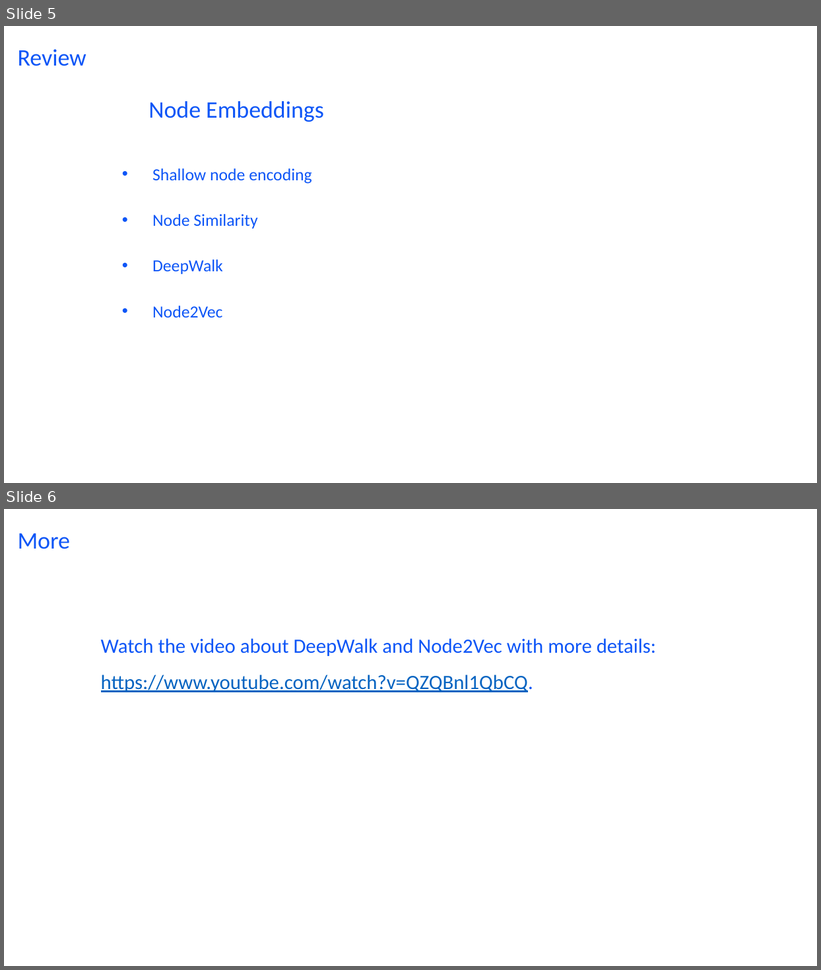
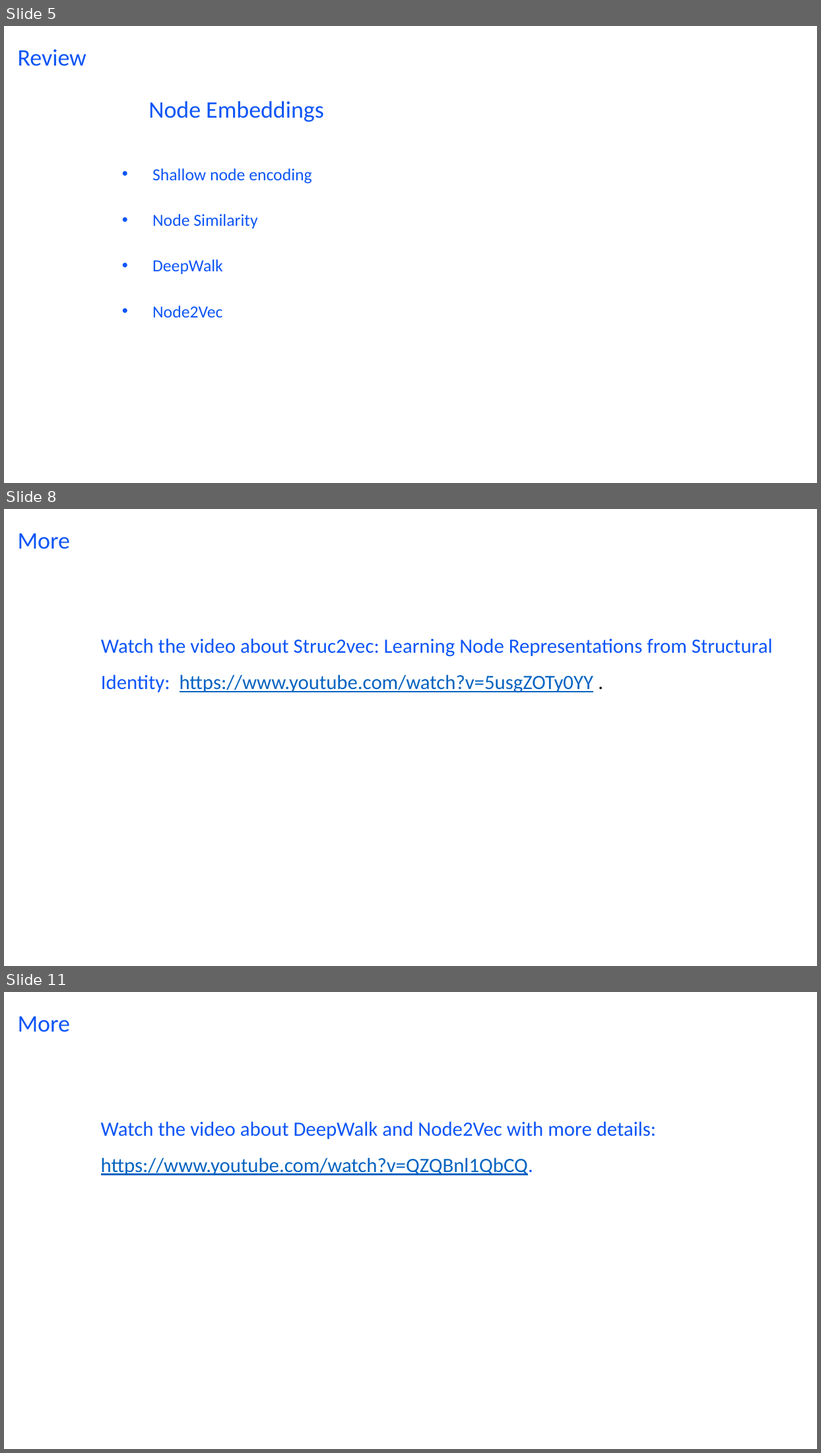
Before and after one commit to wang422003/Complex-Networks_exercise, a slide deck: Slides/Exercise10.pptx. Shown one above the other, each under a label of ours: slides 5 and 6 before the commit, slides 5, 8 and 11 after it; the slides between them are not shown. The pictures are 821x970 and 821x1453 pixels, drawn with LibreOffice and Linux fonts; fonts in the diff are those of the drawing. Boxes give left, top, right and bottom in pixels: in the first picture for what was removed or moved away, otherwise in the second. Text is boxed around its words. In the diff, an @@ line names an element or a change of style, - is before the commit and + after.

```diff
--- a/Slides/Exercise10.pptx
+++ b/Slides/Exercise10.pptx
@@ slide 8 added at [4, 509, 817, 966], background #FFFFFF @@
@@ title added at [18, 533, 70, 549], 28 pt, text #0D55F7 @@
+More
@@ text added at [101, 638, 773, 693], 24 pt, text #0D55F7 @@
+Watch the video about Struc2vec: Learning Node Representations from Structural Identity: https://www.youtube.com/watch?v=5usgZOTy0YY .
@@ what was slide 6 is now slide 11 @@
```
Also in this commit, not shown: 1 slide changed, 4 other slides added, 1 other file.
